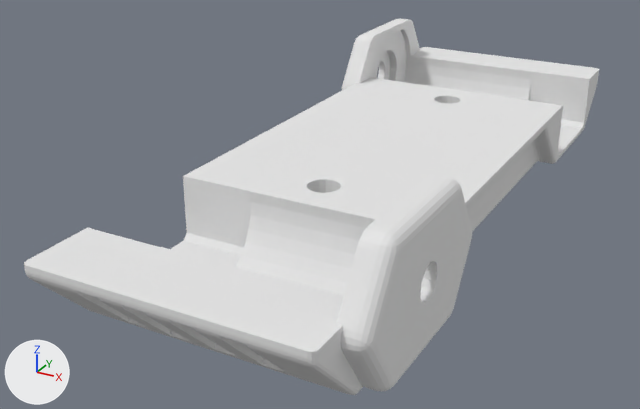
One commit to the Blender file generated/blends/MotorMountPlate.blend: the scene before it, then after it.
The view is the same before and after, from a camera (50 mm lens) standing at (3.39, -5.91, 2.93) and looking at (-0.51, 1.17, -0.61). The axes (+X, +Y, +Z) are drawn at lower left. The lights are the same throughout.

The older version as bpy lines, for what is in view:
```python
me_motormountplate = bpy.data.meshes.new('MotorMountPlate')
me_motormountplate.from_pydata(...)  # 1585 vertices, 3182 faces; spans x -1.4..1.4, y -2.0..5.4, z -0.7..0.5
me_motormountplate.materials.append(mat_stldefaultmaterial)  # white #e7e7e7
ob_motormountplate = bpy.data.objects.new('MotorMountPlate', me_motormountplate)
ob_motormountplate.location = (0.0, 0.0, 0.0)
```
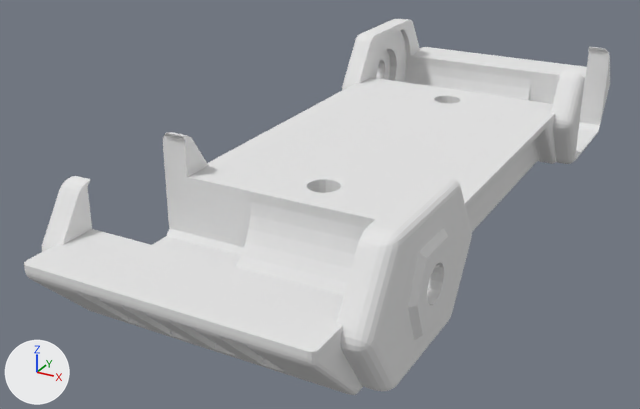
What differs and where, as boxes [x1, y1, x2, y2] in the pictures (640 x 409 px; the box of a moved part takes in the faces that stretch with it):
'MotorMountPlate', reshaped: before [24, 18, 599, 395]; after [24, 19, 610, 395]
part 1 of me_motormountplate, moved or reshaped: [342, 19, 406, 90] in both
part 2 of me_motormountplate, built on: before [28, 156, 250, 267]; after [24, 132, 251, 270]
part 3 of me_motormountplate, built on: before [529, 70, 599, 160]; after [529, 47, 610, 164]
part 4 of me_motormountplate, moved or reshaped: before [356, 177, 472, 391]; after [356, 176, 472, 391]

The change, as a diff of the scene's bpy script:
```diff
--- a/generated/blends/MotorMountPlate.blend.py
+++ b/generated/blends/MotorMountPlate.blend.py
@@ me_motormountplate @@
 # used by ob_motormountplate; location = (0.0, 0.0, 0.0)
-me_motormountplate.from_pydata(...)  # 1585 vertices, 3182 faces; spans x -1.4..1.4, y -2.0..5.4, z -0.7..0.5
+me_motormountplate.from_pydata(...)  # 1951 vertices, 3914 faces; spans x -1.45..1.45, y -2.0..5.4, z -0.7..0.5
+# me_motormountplate part 1: 88 vertices moved from x -1.4..-1.21, y 3.3..5.16, z -0.69..0.49 to x -1.45..-1.21, y 3.31..5.15, z -0.7..0.5; 69 vertices removed from x -1.4..-1.19, y 3.35..5.11, z -0.7..0.4; 81 vertices added at x -1.45..-1.19, y 3.36..5.1, z -0.69..0.44
+# me_motormountplate part 2: 1 vertex moved from x -1.2, y -0.1, z -0.56 to x -1.4, y -0.14, z -0.6; 12 vertices removed from x -1.2..-1.19, y -1.4..-0.09, z -0.67..0.0; 183 vertices added at x -1.4..-1.15, y -1.67..0.27, z -0.7..0.4
+# me_motormountplate part 3: 12 vertices removed from x 1.2, y 3.6..4.9, z -0.61..0.0; 183 vertices added at x 1.15..1.4, y 3.26..5.2, z -0.7..0.4
+# me_motormountplate part 4: 64 vertices moved from x 1.3..1.4, y -1.63..0.23, z -0.69..0.49 to x 1.3..1.45, y -1.62..0.22, z -0.7..0.5; 15 vertices removed from x 1.19..1.4, y -1.58..0.18, z -0.68..0.4; 27 vertices added at x 1.19..1.45, y -1.57..0.17, z -0.67..0.44
 me_motormountplate.materials.append(mat_stldefaultmaterial)
```
